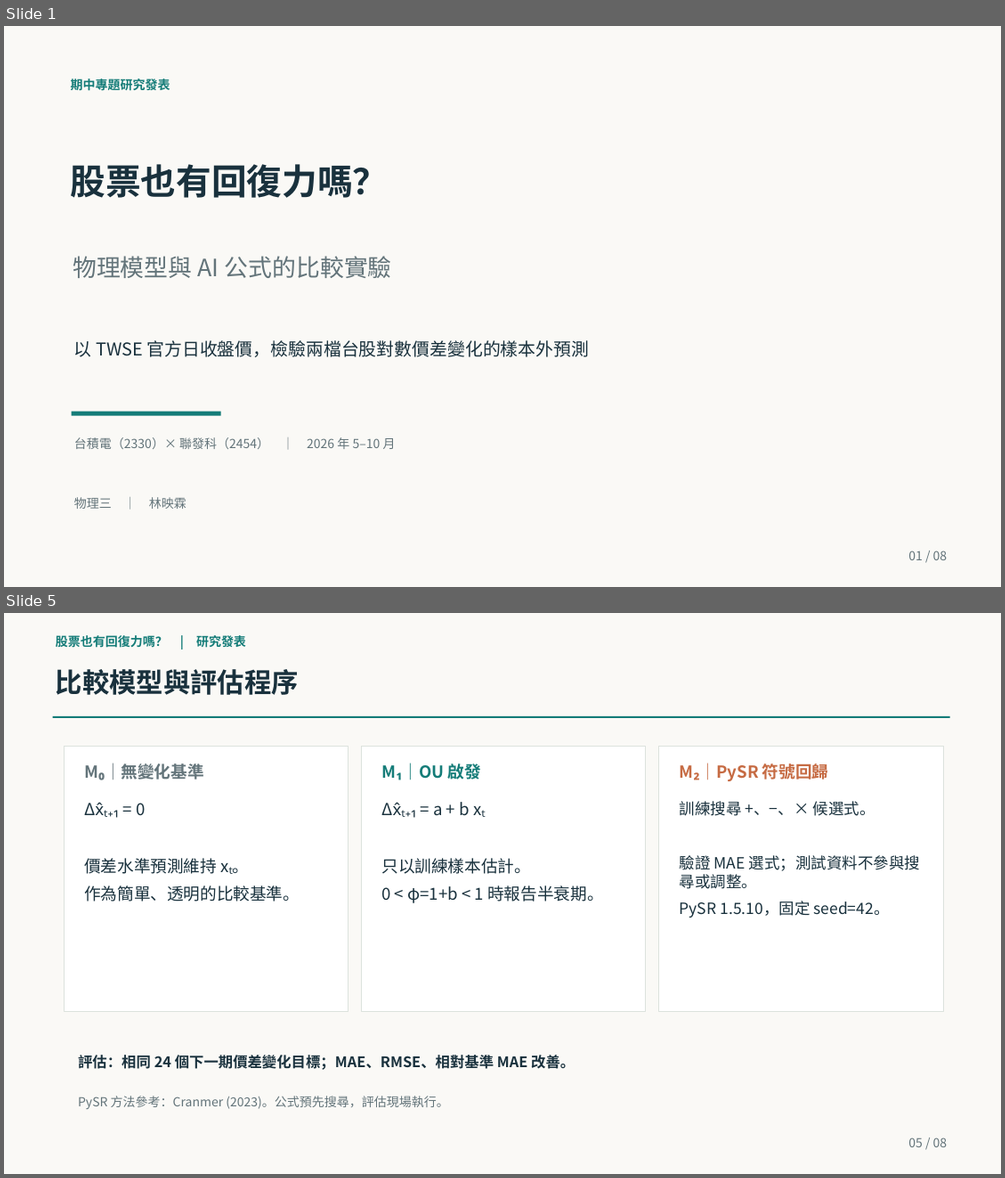
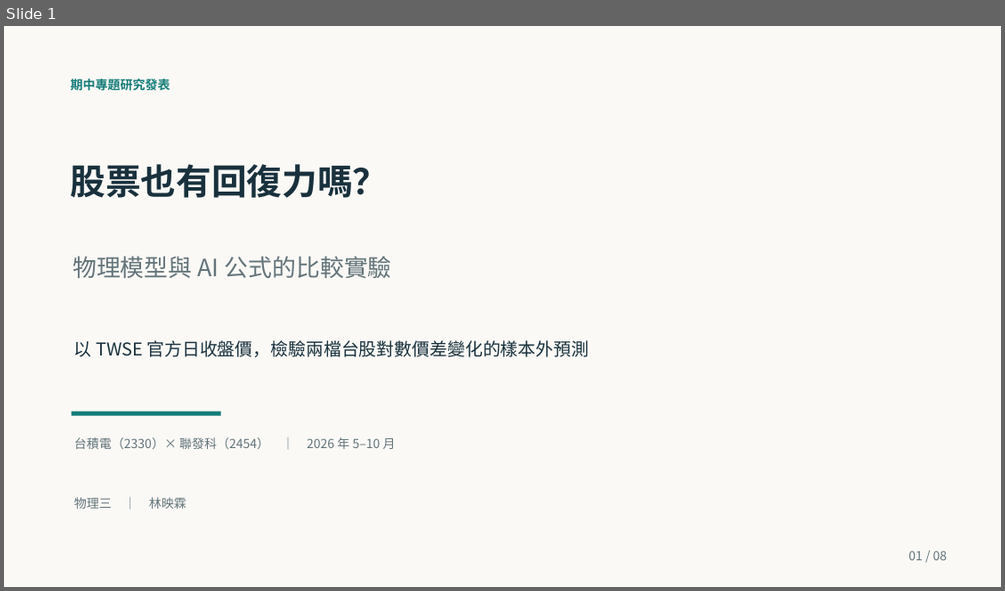
Before and after one commit to yinglinlin010/market-physics-lab, a slide deck: slides/midterm_90s.pptx. Shown one above the other, each under a label of ours: slides 1 and 5 before the commit, slide 1 after it; the slides between them are not shown. The pictures are 1005x1178 and 1005x591 pixels, drawn with LibreOffice and Linux fonts; fonts in the diff are those of the drawing. Boxes give left, top, right and bottom in pixels: in the first picture for what was removed or moved away, otherwise in the second. Text is boxed around its words. In the diff, an @@ line names an element or a change of style, - is before the commit and + after.

```diff
--- a/slides/midterm_90s.pptx
+++ b/slides/midterm_90s.pptx
@@ slide 5 removed at [4, 613, 1001, 1174], background #FAF9F6 @@
@@ text removed at [56, 635, 246, 648] @@
-股票也有回復力嗎？ | 研究發表
@@ text removed at [56, 669, 299, 695] @@
-比較模型與評估程序
@@ rectangle removed at [53, 716, 950, 718] @@
@@ rectangle removed at [64, 747, 348, 1012] @@
@@ text removed at [84, 763, 204, 780] @@
-M₀｜無變化基準
@@ rectangle removed at [362, 747, 646, 1012] @@
@@ text removed at [382, 763, 480, 780] @@
-M₁｜OU 啟發
@@ rectangle removed at [659, 747, 943, 1012] @@
@@ text removed at [680, 763, 828, 781] @@
-M₂｜PySR 符號回歸
@@ text removed at [84, 803, 299, 901] @@
-Δx̂ₜ₊₁ = 0
-價差水準預測維持 xₜ。
-作為簡單、透明的比較基準。
@@ text removed at [382, 802, 603, 903] @@
-Δx̂ₜ₊₁ = a + b xₜ
-只以訓練樣本估計。
-0 < φ=1+b < 1 時報告半衰期。
@@ text removed at [680, 801, 920, 917] @@
-訓練搜尋 +、−、× 候選式。
-驗證 MAE 選式；測試資料不參與搜尋或調整。
-PySR 1.5.10，固定 seed=42。
@@ text removed at [78, 1054, 574, 1070] @@
-評估：相同 24 個下一期價差變化目標；MAE、RMSE、相對基準 MAE 改善。
@@ text removed at [78, 1095, 449, 1109] @@
-PySR 方法參考：Cranmer (2023)。公式預先搜尋，評估現場執行。
@@ text removed at [908, 1137, 947, 1147] @@
-05 / 08
```
Also in this commit, not shown: 2 slides changed, 5 slides added, 4 other slides removed, 2 other files.
